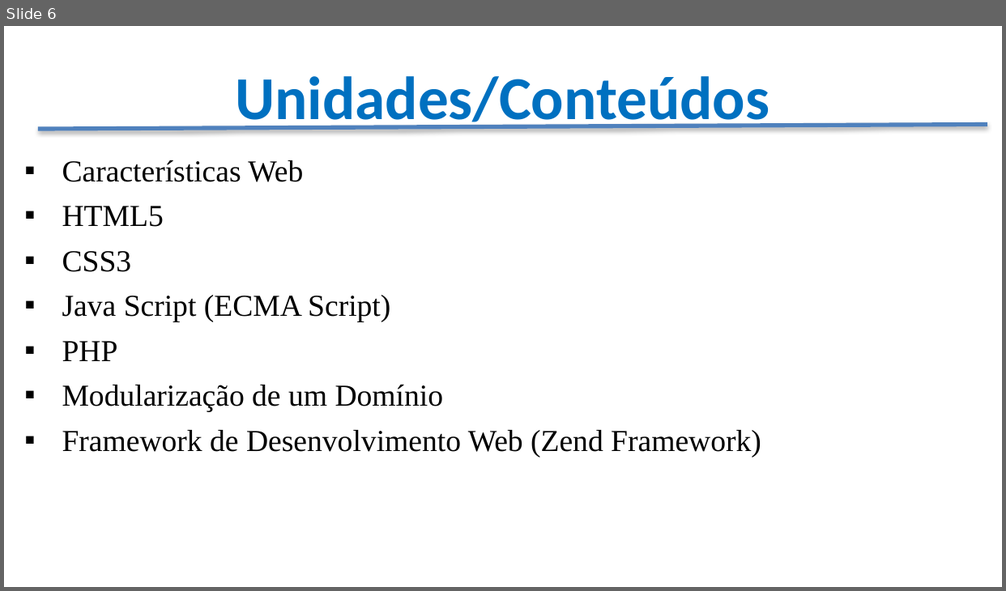
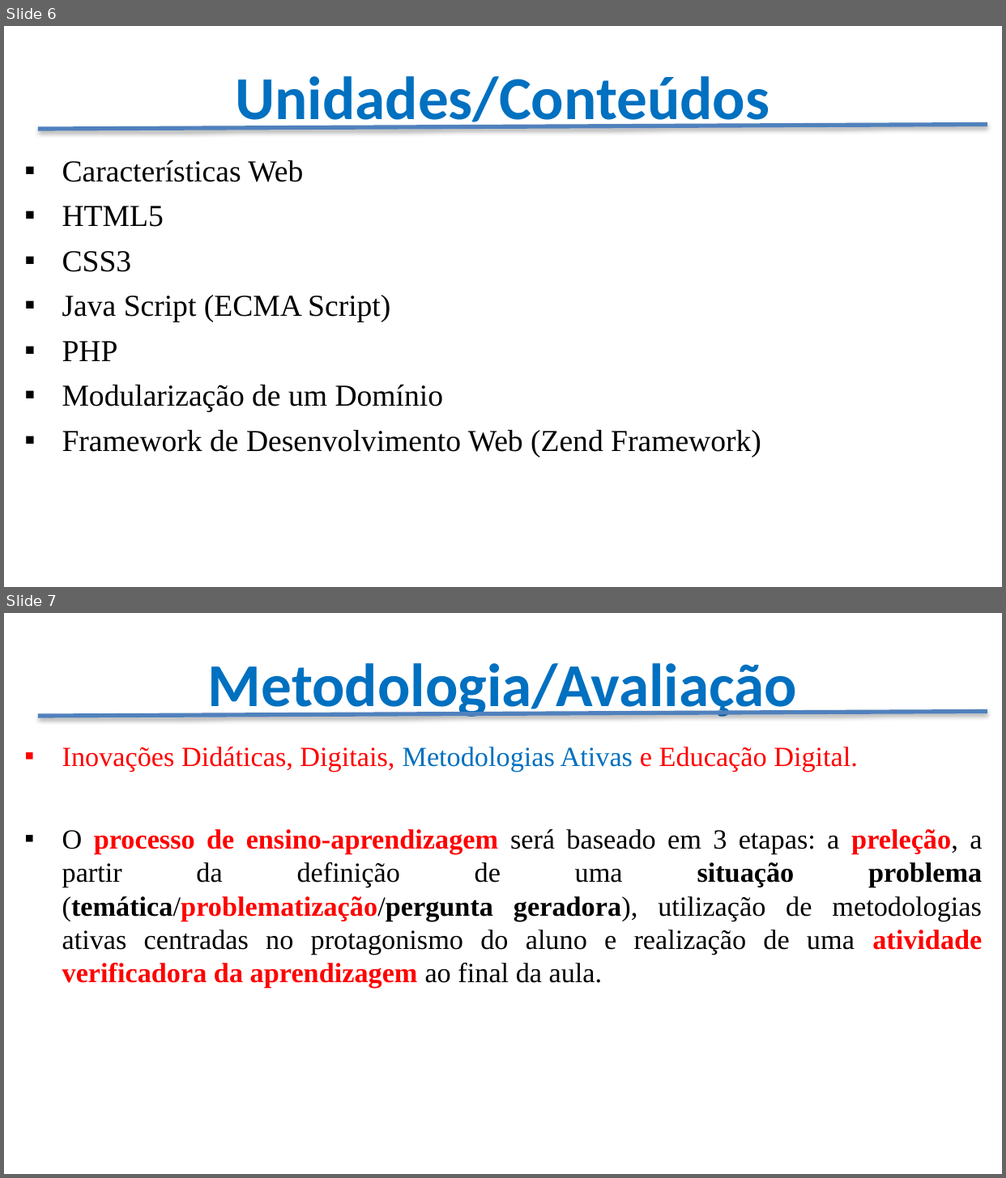
Before and after one commit to CloudEducationBrazil/WydenDesenvolvimentoWebPHP, a slide deck: 00 Lesson Plan/Apresentação - Programação Desenvolvimento Web PHP.pptx. Shown one above the other, each under a label of ours: slide 6 before the commit, slides 6 and 7 after it. The pictures are 1006x591 and 1006x1178 pixels, drawn with LibreOffice and Linux fonts; fonts in the diff are those of the drawing; background and template pictures are left out. Boxes give left, top, right and bottom in pixels: in the first picture for what was removed or moved away, otherwise in the second. Text is boxed around its words. In the diff, an @@ line names an element or a change of style, - is before the commit and + after.

```diff
--- a/00 Lesson Plan/Apresentação - Programação Desenvolvimento Web PHP.pptx
+++ b/00 Lesson Plan/Apresentação - Programação Desenvolvimento Web PHP.pptx
@@ slide 7 added at [4, 613, 1002, 1174], background picture (left out) @@
@@ title added at [208, 663, 797, 721], 44 pt, text #0070C0, bold @@
+Metodologia/Avaliação
@@ line added from (38, 716) to (987, 712), #4F81BD 3 pt @@
@@ text added at [62, 747, 982, 988], 20 pt, text #000000 @@
+▪ Inovações Didáticas, Digitais, Metodologias Ativas e Educação Digital.
+▪ O processo de ensino-aprendizagem será baseado em 3 etapas: a preleção, a partir da definição de uma situação problema (temática/problematização/pergunta geradora), utilização de metodologias ativas centradas no protagonismo do aluno e realização de uma atividade verificadora da aprendizagem ao final da aula.
```
Also in this commit, not shown: 2 slides changed, 4 other slides added.
